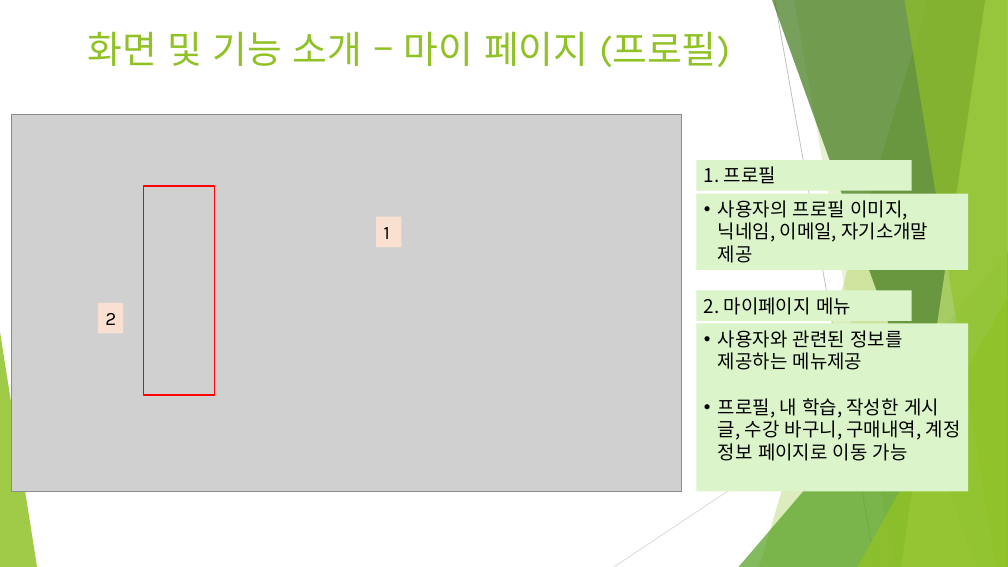
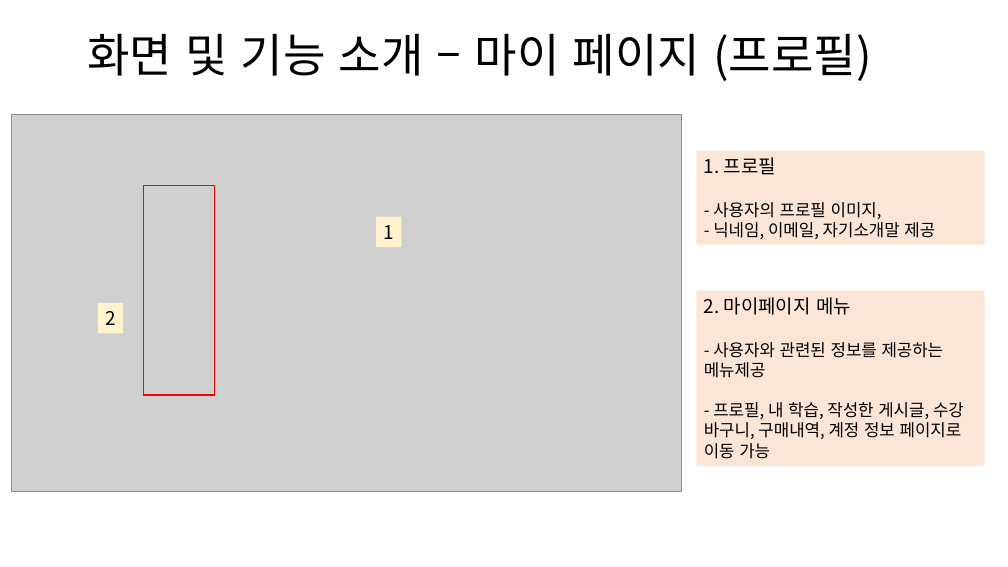
Before and after one commit to NALASAI/SelfIntroduction, a slide deck: slide 34 of 온라인 강의 사이트(BE).pptx. Drawn at 1008x567 pixels with LibreOffice and Linux fonts; fonts in the diff are those of the drawing; grey boxes stand for pictures. Boxes give left, top, right and bottom in pixels: in the first picture for what was removed or moved away, otherwise in the second. Text is boxed around its words. In the diff, an @@ line names an element or a change of style, - is before the commit and + after.

```diff
--- a/온라인 강의 사이트(BE).pptx
+++ b/온라인 강의 사이트(BE).pptx
@@ title "화면 및 기능 소개 – ..." at (87,33,872,81): size 36 to 44 pt, font Karla to Noto Sans CJK KR, text colour #90C226 to #000000; line spacing 1 to 0.9; vertical alignment top to middle @@
@@ rectangle "1. 프로필" at (696,150,985,245): fill #DBF4CA to #FBE5D6 @@
@@ rectangle "1. 프로필": place and size @@
-rectangle "1. 프로필" at (696,194,969,270)
+rectangle "1. 프로필" at (696,150,985,245)
@@ rectangle removed at (696,160,912,191) @@
-1. 프로필
@@ text in rectangle at (704,157,935,239): text changed; size 18 to 16 pt @@
-• 사용자의 프로필 이미지, 닉네임, 이메일, 자기소개말 제공
+1. 프로필
+- 사용자의 프로필 이미지,
+- 닉네임, 이메일, 자기소개말 제공
@@ rectangle "1" at (376,216,402,247): font Karla to Noto Sans CJK KR; fill #FAE0D1 to #FFF2CC @@
@@ rectangle "2. 마이페이지 메뉴": place and size @@
-rectangle "2. 마이페이지 메뉴" at (696,324,969,492)
+rectangle "2. 마이페이지 메뉴" at (696,290,985,466)
@@ rectangle "2. 마이페이지 메뉴" at (696,290,985,466): fill #DBF4CA to #FBE5D6 @@
@@ rectangle removed at (696,290,912,321) @@
-2. 마이페이지 메뉴
@@ text in rectangle at (704,297,964,459): text changed; size 18 to 16 pt @@
-• 사용자와 관련된 정보를 제공하는 메뉴제공
-• 프로필, 내 학습, 작성한 게시글, 수강 바구니, 구매내역, 계정 정보 페이지로 이동 가능
+2. 마이페이지 메뉴
+- 사용자와 관련된 정보를 제공하는 메뉴제공
+- 프로필, 내 학습, 작성한 게시글, 수강 바구니, 구매내역, 계정 정보 페이지로 이동 가능
@@ rectangle "2" at (98,303,123,333): font Karla to Noto Sans CJK KR; fill #FAE0D1 to #FFF2CC @@
@@ group removed at (0,0,1008,567): 5 freeform shapes, 3 triangles, 2 lines @@
```
Also in this commit, not shown: 36 other slides changed, 2 slides added.
